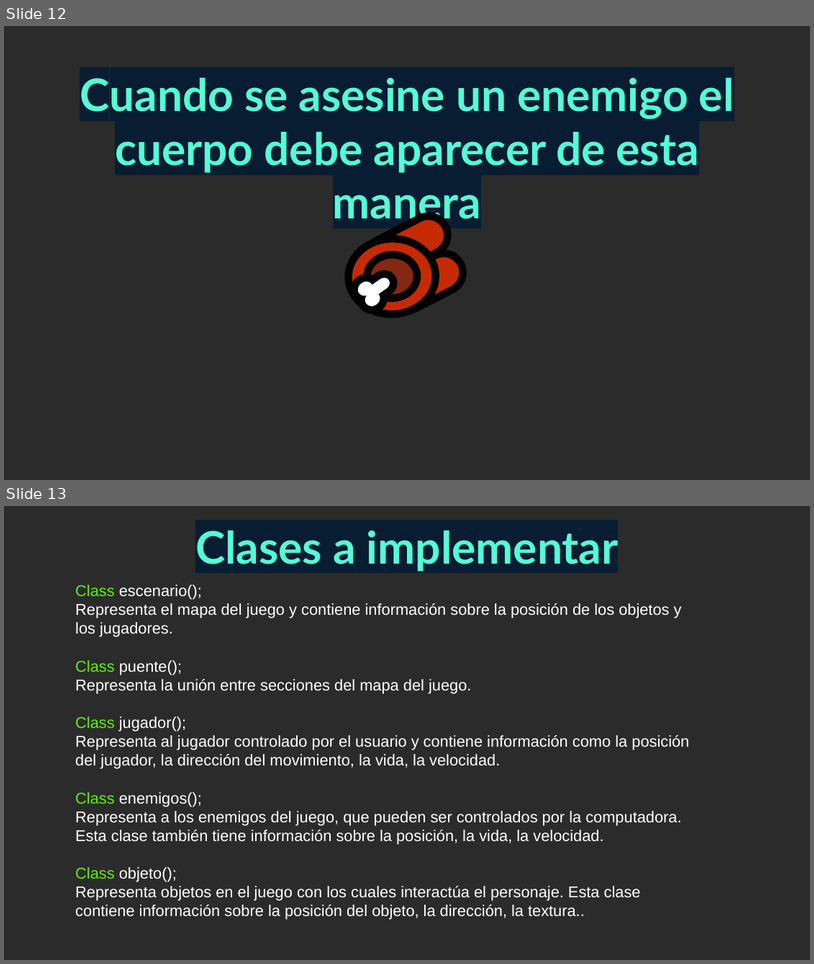
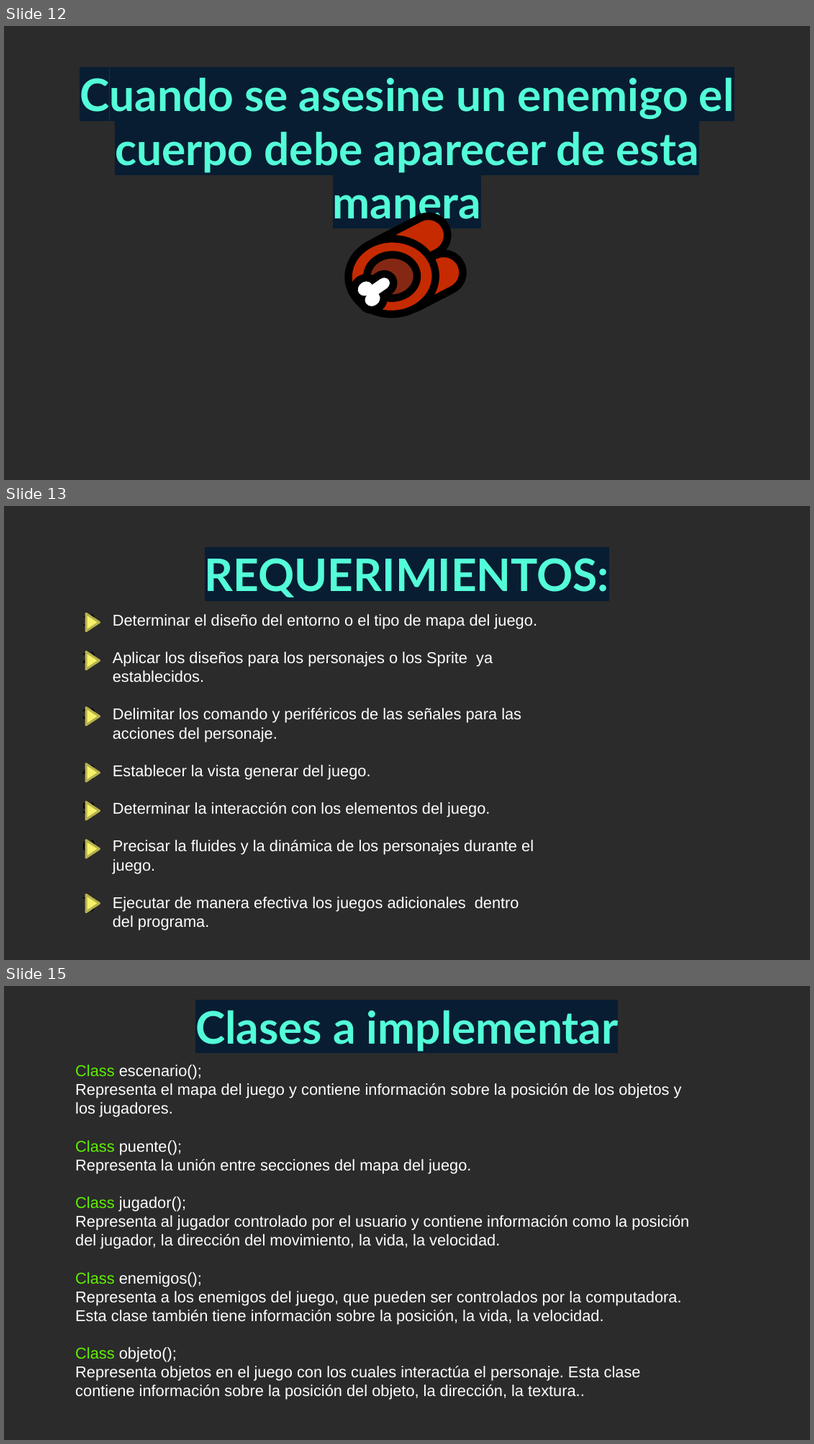
Before and after one commit to Jancarlos96/the_final_project, a slide deck: proyecto final.pptx. Shown one above the other, each under a label of ours: slides 12 and 13 before the commit, slides 12, 13 and 15 after it; the slides between them are not shown. The pictures are 814x964 and 814x1444 pixels, drawn with LibreOffice and Linux fonts; fonts in the diff are those of the drawing; background and template pictures are left out; a plain dark background stands for a picture behind light text. Boxes give left, top, right and bottom in pixels: in the first picture for what was removed or moved away, otherwise in the second. Text is boxed around its words. In the diff, an @@ line names an element or a change of style, - is before the commit and + after.

```diff
--- a/proyecto final.pptx
+++ b/proyecto final.pptx
@@ slide 13 added at (4, 506, 810, 960), background picture (left out) @@
@@ title added at (205, 558, 610, 597), 40 pt, text #53FDD8, bold @@
+REQUERIMIENTOS:
@@ triangle added at (86, 613, 99, 631), fill #F7F169, outline #B7B24E 2 pt @@
@@ text added at (113, 614, 538, 930), 14 pt, text #FFFFFF @@
+1) Determinar el diseño del entorno o el tipo de mapa del juego.
+2) Aplicar los diseños para los personajes o los Sprite ya establecidos.
+3) Delimitar los comando y periféricos de las señales para las acciones del personaje.
+4) Establecer la vista generar del juego.
+5) Determinar la interacción con los elementos del juego.
+6) Precisar la fluides y la dinámica de los personajes durante el juego.
+7) Ejecutar de manera efectiva los juegos adicionales dentro del programa.
@@ triangle added at (86, 651, 99, 669), fill #F7F169, outline #B7B24E 2 pt @@
@@ triangle added at (86, 707, 99, 725), fill #F7F169, outline #B7B24E 2 pt @@
@@ triangle added at (86, 763, 99, 781), fill #F7F169, outline #B7B24E 2 pt @@
@@ triangle added at (86, 801, 99, 819), fill #F7F169, outline #B7B24E 2 pt @@
@@ triangle added at (86, 840, 99, 857), fill #F7F169, outline #B7B24E 2 pt @@
@@ triangle added at (86, 894, 99, 911), fill #F7F169, outline #B7B24E 2 pt @@
@@ what was slide 13 is now slide 15 @@
```
Also in this commit, not shown: 1 other slide added.
